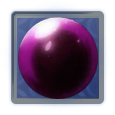
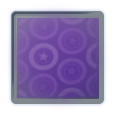
Layers edited between the first and the second 115px x 115px image:
hid "chest" over [18, 17, 98, 99]
showed group "Epico" (1st of 3) (2 layers) over [5, 3, 108, 110]
hid group "Raro" (1st of 2) (2 layers) over [5, 3, 108, 110]
